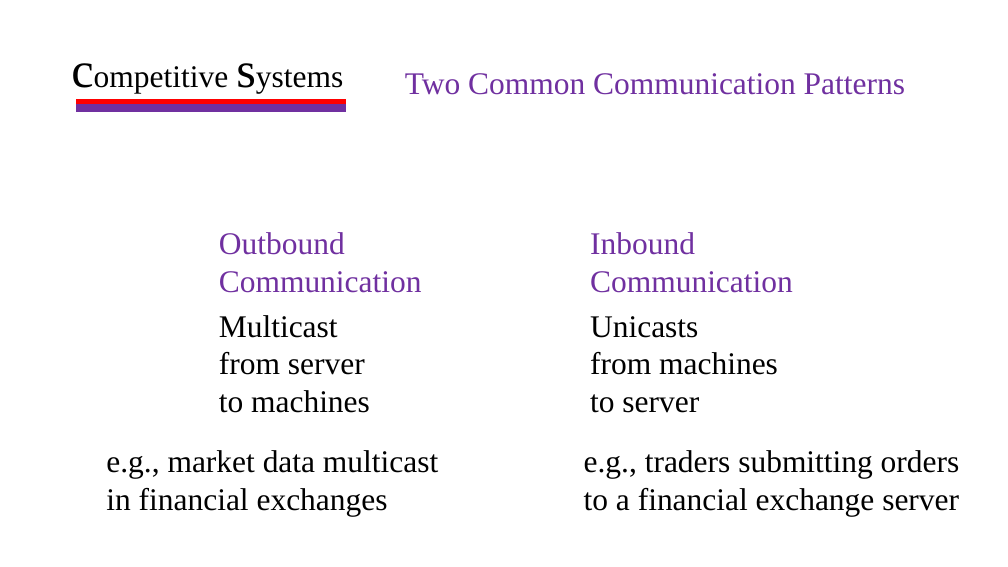
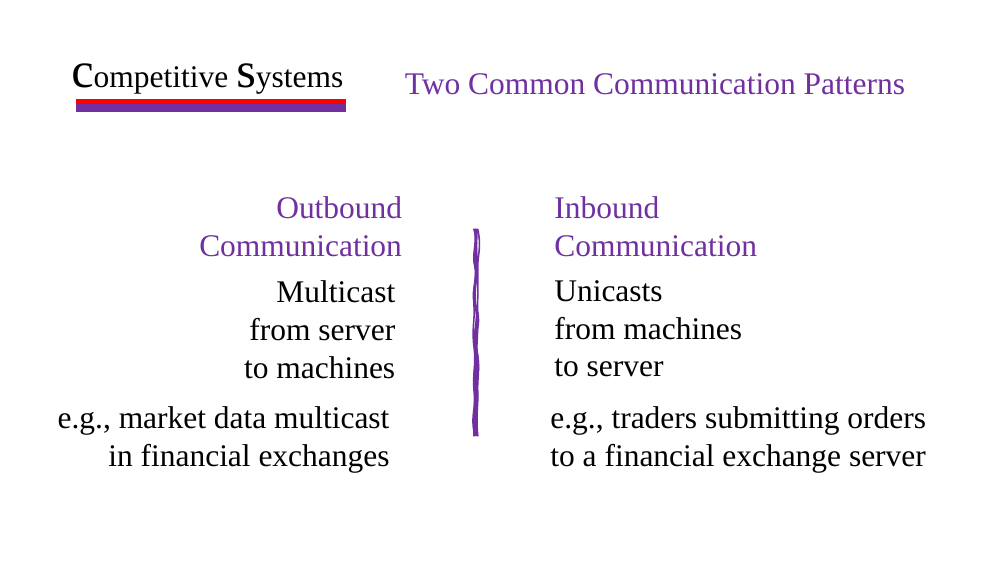
Before and after one commit to HaseebLUMS/Onyx-Presentation, a slide deck: slide 11 of thesis-latency-fairness.pptx. Drawn at 1008x567 pixels with LibreOffice and Linux fonts; fonts in the diff are those of the drawing. Boxes give left, top, right and bottom in pixels: in the first picture for what was removed or moved away, otherwise in the second. Text is boxed around its words. In the diff, an @@ line names an element or a change of style, - is before the commit and + after.

Commit message:
update presentation

```diff
--- a/thesis-latency-fairness.pptx
+++ b/thesis-latency-fairness.pptx
@@ 3 texts: place and size @@
-3 texts at (219,232,793,413)
+3 texts at (199,196,757,377)
@@ alignment left to right in 3 elements at (58,406,390,472), (244,280,395,379), (199,196,402,257) @@
@@ freeform shape added at (474,229,478,436), fill #7030A0, outline #7030A0 1.5 pt @@
@@ text "Multicast from server to machines": place and size @@
-text "Multicast from server to machines" at (219,315,370,413)
+text "Multicast from server to machines" at (244,280,395,379)
@@ text "e.g., market data multicast in ...": place and size @@
-text "e.g., market data multicast in ..." at (106,450,438,517)
+text "e.g., market data multicast in ..." at (58,406,390,472)
@@ text "e.g., traders submitting orders to ...": place and size @@
-text "e.g., traders submitting orders to ..." at (584,450,960,517)
+text "e.g., traders submitting orders to ..." at (550,406,926,472)
```
Also in this commit, not shown: 1 other slide changed.
